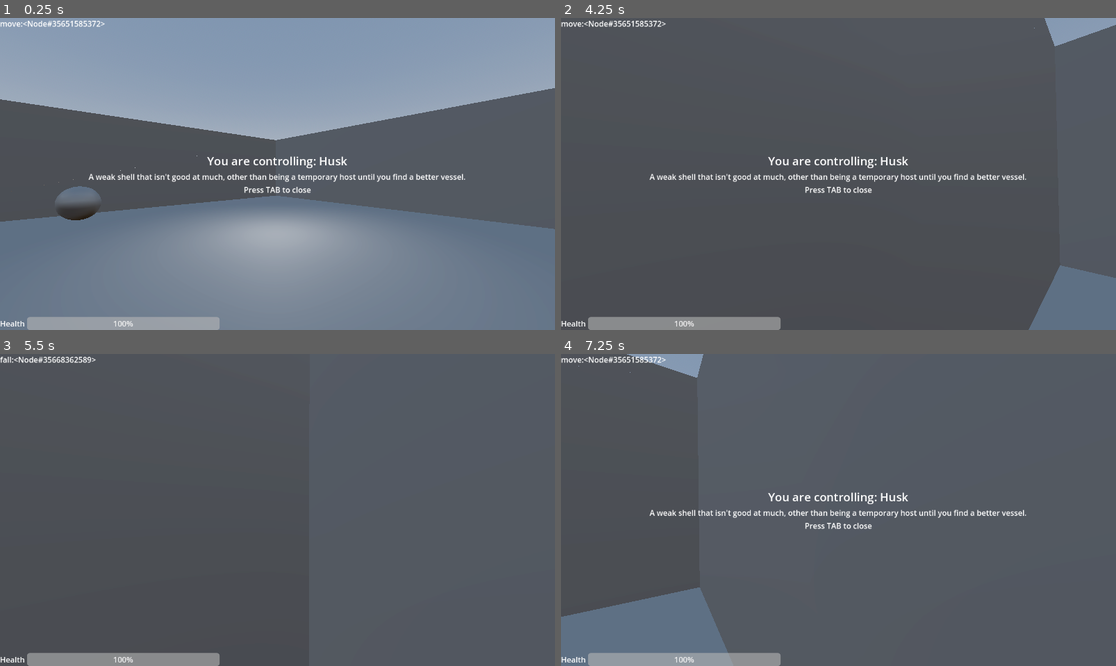
Above: before the commit, frames 1-4 (two rows, left to right).
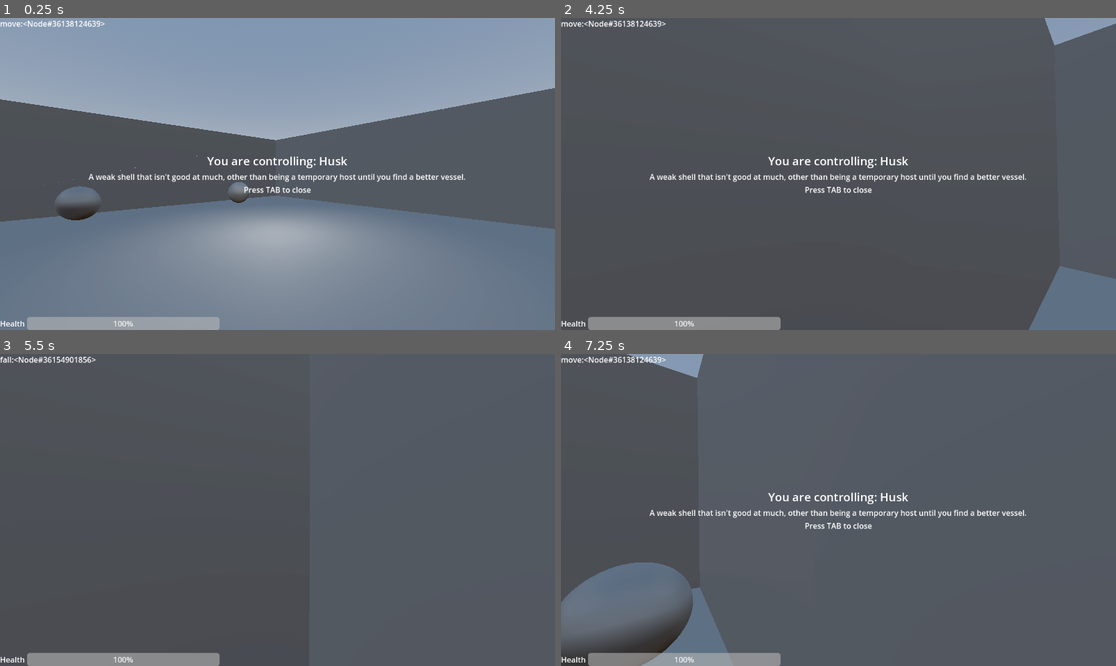
Above: after the commit, the same moments.

Repository: city-high-rider/soulswap
Game: Godot game, scene res://test_level.tscn
Two runs of this game, one before a commit and one after it. Both use one fixed random seed, a clock stepped at 60 frames per second and the inputs below.
Inputs (mouse positions are in pixels of both pictures, inside the frame that each line leads up to):
- Up to frame 1 (0.25 s): no input
- Up to frame 2 (4.25 s): move the mouse to (832, 180) at 0.52 s; hold W (forward) 0.53-2.78 s; tap F (possess) at 0.6, 2.1, 3.6 s; tap Space (jump) at 0.77, 1.52, 3.02, 3.77 s; move the mouse to (877, 177) at 1.27 s; tap Tab (toggle_info) at 1.35, 2.85 s; move the mouse to (794, 170) at 2.02 s; tap Enter at 2.75 s; move the mouse to (844, 174) at 2.77 s; hold A (left) 2.78-3.53 s; move the mouse to (816, 167) at 3.52 s; hold W (forward) from 3.53 s (still down)
- Up to frame 3 (5.5 s): keep holding W (forward); move the mouse to (305, 510) at 4.27 s; tap Tab (toggle_info) at 4.35 s; tap Space (jump) at 4.52 s; move the mouse to (249, 510) at 5.02 s; tap F (possess) at 5.1 s
- Up to frame 4 (7.25 s): move the mouse to (849, 503) at 5.77 s; release W (forward) at 5.78 s; hold D (right) 5.78-6.53 s; tap Tab (toggle_info) at 5.85 s; tap Space (jump) at 6.02, 6.77 s; move the mouse to (832, 516) at 6.52 s; hold W (forward) from 6.53 s (still down); tap F (possess) at 6.6 s

The runs differ from the first frame. In frame 1, 0.2% of the frame differs, in the area x 10-45%, y 0-60%; in frame 2, 0.2%; in frame 3, less than 0.1%; in frame 4, 5.0%, in the area x 0-24%, y 0-100%.

Commit message:
fix AI turning very sharply and use radians everywhere

Diff:
--- a/components/possessable_body.gd
+++ b/components/possessable_body.gd
@@ -46,8 +46,8 @@
 func _physics_process(delta: float) -> void:
 	state_machine.handle_physics(delta)
 	# Look around using the ghost's mouse direction.
-	rotate_y(deg_to_rad(-ghost.mouse_direction.x))
-	head.rotate_x(deg_to_rad(-ghost.mouse_direction.y))
+	rotate_y(-ghost.mouse_direction.x)
+	head.rotate_x(-ghost.mouse_direction.y)
 	head.rotation.x = clamp(head.rotation.x, deg_to_rad(-89), deg_to_rad(89))
 
 
--- a/components/states/ai_states/Pursue.gd
+++ b/components/states/ai_states/Pursue.gd
@@ -23,7 +23,7 @@
 		var next_location : Vector3 = nav_agent.get_next_path_position()
 		user.input_direction = input_move_towards(next_location)
 		# Let's look at the player while we're at it.
-		user.mouse_direction = look_towards_y(target.global_transform.origin, rad_to_deg(TAU), delta)
+		user.mouse_direction = look_towards_y(target.global_transform.origin, PI, delta)
 	else:
 		user.input_direction = Vector2.ZERO
 		user.mouse_direction = Vector2.ZERO
--- a/components/states/ai_states/ai_state.gd
+++ b/components/states/ai_states/ai_state.gd
@@ -7,10 +7,11 @@
 
 # This function takes a vector3 in global space amd returns mouse inputs that will move the
 # body towards facing this point on the y-axis by some speed.
+# this function works in radians, by the way.
 func look_towards_y(pos: Vector3, rotation_speed: float, delta: float) -> Vector2:
 	var local_pos : Vector3 = user.to_local(pos)
 	var y_angle : float = Vector3.FORWARD.angle_to(local_pos * Vector3(1, 0, 1)) * sign(local_pos.x)
-	return Vector2(sign(y_angle) * min(delta * rotation_speed, abs(rad_to_deg(y_angle))),0)
+	return Vector2(sign(y_angle) * min(delta * rotation_speed, abs(y_angle)),0)
 
 
 # This function takes a position in global space, and tells us which directional inputs will move
--- a/components/states/ai_states/roller_strafe.gd
+++ b/components/states/ai_states/roller_strafe.gd
@@ -28,7 +28,7 @@
 		time_until_change_direction = change_direction_time
 		current_strafe_direction *= -1
 
-	user.mouse_direction = look_towards_y(target.global_transform.origin, rad_to_deg(PI/2), delta)
+	user.mouse_direction = look_towards_y(target.global_transform.origin, 3* PI/2, delta)
 	user.input_direction = Vector2(current_strafe_direction, 0)
 
 	if user.global_transform.origin.distance_to(target.global_transform.origin) > break_strafe_distance:
--- a/ghosts/player_ghost.gd
+++ b/ghosts/player_ghost.gd
@@ -22,7 +22,7 @@
 
 func _input(event: InputEvent) -> void:
 	if event is InputEventMouseMotion:
-		mouse_direction = Vector2(event.relative.x, event.relative.y) * mouse_sensitivity
+		mouse_direction = Vector2(deg_to_rad(event.relative.x), deg_to_rad(event.relative.y)) * mouse_sensitivity
 
 	if Input.is_action_just_pressed("possess"):
 		emit_signal("emitted_output", "possess", null)
--- a/test_level.tscn
+++ b/test_level.tscn
@@ -6,6 +6,7 @@
 [ext_resource type="PackedScene" uid="uid://djmr5rbqoq33n" path="res://shells/roller_body.tscn" id="4_kohc7"]
 [ext_resource type="PackedScene" uid="uid://cht1nvmsvv4nx" path="res://interactive/popup_area.tscn" id="5_rnba8"]
 [ext_resource type="PackedScene" uid="uid://bqsvtustc0gp6" path="res://ghosts/roller_ghost_strafe.tscn" id="5_yqtay"]
+[ext_resource type="PackedScene" uid="uid://4pb4cmdkvqam" path="res://ghosts/dummy_ghost.tscn" id="6_cxcap"]
 
 [sub_resource type="ProceduralSkyMaterial" id="ProceduralSkyMaterial_obdej"]
 sky_horizon_color = Color(0.64625, 0.65575, 0.67075, 1)
@@ -117,6 +118,12 @@
 
 [node name="RollerGhost2" parent="Roller" instance=ExtResource("5_yqtay")]
 
+[node name="Roller2" parent="." node_paths=PackedStringArray("ghost") instance=ExtResource("4_kohc7")]
+transform = Transform3D(-0.647162, 0, -0.762352, 0, 1, 0, 0.762352, 0, -0.647162, -4.38906, 1.17479, -1.50323)
+ghost = NodePath("DummyGhost")
+
+[node name="DummyGhost" parent="Roller2" instance=ExtResource("6_cxcap")]
+
 [node name="PopupArea" parent="." instance=ExtResource("5_rnba8")]
 transform = Transform3D(1, 0, 0, 0, 1, 0, 0, 0, 1, 0, 0.730784, 2.29698)
 message = "Press F to possess an enemy that you're looking at."
Not shown: 1 places in test_level.tscn that only renumber resources
